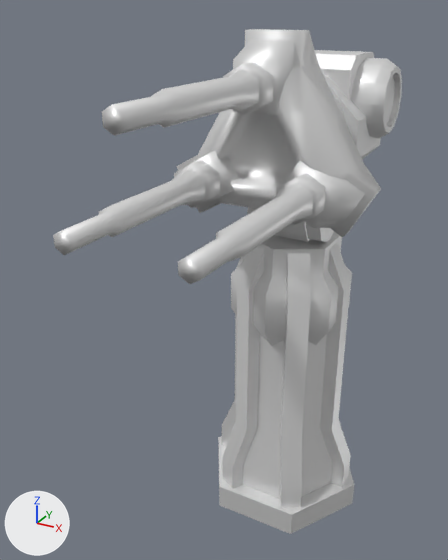
A saved change to the glTF model glb/corhlt.glb.
Both versions are drawn from a 50 mm camera at (41.5, -102.4, 96.7) aimed at (-6.4, -15.3, 53.2). The axes (+X, +Y, +Z) are drawn at lower left. The lights are the same throughout. The older version comes first.

Script lines for the objects in view, before the commit:
```python
me_base = bpy.data.meshes.new('base')
me_base.from_pydata(...)  # 186 vertices, 316 faces; spans x -16.3..16.3, y -14.1..14.1, z -26.6..31.0
me_base.materials.append(mat_s3o_default)  # white #e7e7e7
me_spindle = bpy.data.meshes.new('spindle')
me_spindle.from_pydata(...)  # 196 vertices, 316 faces; spans x -17.8..17.8, y -35.6..10.9, z -12.7..17.6
me_spindle.materials.append(mat_s3o_default)  # white #e7e7e7
me_turret = bpy.data.meshes.new('turret')
me_turret.from_pydata(...)  # 236 vertices, 404 faces; spans x -12.9..12.9, y -5.9..21.2, z -5.4..26.3
me_turret.materials.append(mat_s3o_default)  # white #e7e7e7
ob_base = bpy.data.objects.new('base', me_base)
ob_base.location = (0.0, 0.0, 27.0)
ob_spindle = bpy.data.objects.new('spindle', me_spindle)
ob_spindle.parent = ob_turret
ob_spindle.location = (0.0, -14.87, 13.07)
ob_turret = bpy.data.objects.new('turret', me_turret)
ob_turret.parent = ob_base
ob_turret.location = (0.0, -0.26, 36.0)
```
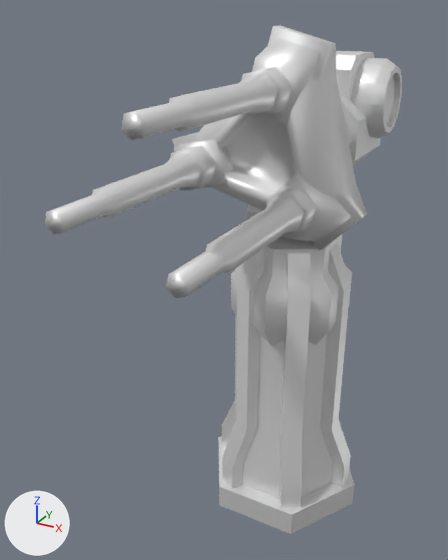
Scene script edits in JSON lines:
```json
{"op": "set", "path": "ob_spindle.rotation_euler", "old": "(0.0, 0.0, 0.0)", "new": "(0.0, 0.257, 0.0)", "note": "degrees (0, 0, 0) -> degrees (0, 15, 0)"}
```

What differs and where, as boxes [x1, y1, x2, y2] in the pictures (448 x 560 px):
```json
{"object": "spindle", "change": "turned", "before": [53, 29, 381, 284], "after": [45, 25, 367, 298]}
```
